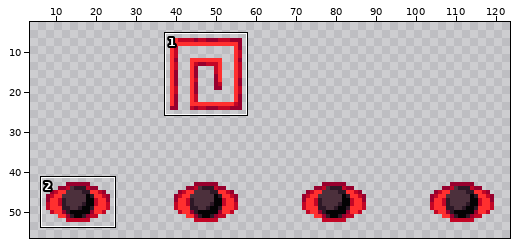
Sprite sheet -- assets/aether_legacy/textures/bosses/slider/slider_awake_critical_glow.png. The first picture is a wide view before the edit; the outline marks the close-up.
Close-up. As it was:
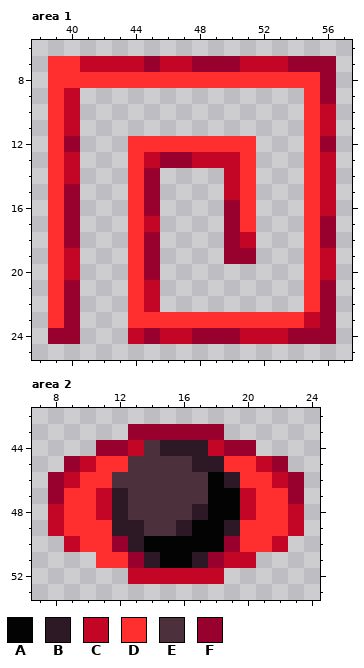
The file is 128x64 pixels. Colours within 5 levels of each other are drawn and written as one. Shown: area 1: x 38..57, y 6..25; area 2: x 7..24, y 42..53. The wide view leaves out empty margins. The commit also changed other parts of the picture, which this record leaves out.
Palette (. is transparent): A #040304  B #2d1826  C #c30626  D #ff2f2f  E #4c303c  F #98002e
Pixels before, area 1, first column x 39:
 7 DDCCCCFCCFFFCCCFFF
 8 DDDDDDDDDDDDDDDDDF
 9 DC..............DF
10 DC..............DC
11 DC..............DC
12 DF...DDDDDDDD...DF
13 DC...DCFFCCCD...DC
14 DC...DF....CD...DC
15 DF...DF....CD...DC
16 DF...DF....FD...DC
17 DF...DC....FD...DF
18 DF...DF....FC...DF
19 DC...DF....FF...DC
20 DC...DF.........DC
21 DF...DC.........DF
22 DF...DC.........DF
23 DF...DDDDDDDDDDDCF
24 FF...CFCCFFFCCCFFF
Pixels before, area 2, first column x 8:
43 .....FFFFFF.....
44 ...FFCEBBBCFF...
45 .FCDDEEEEBBDDCF.
46 FCDDEEEEEEABDDCF
47 FDDCBEEEEEAACDDF
48 CDDCBEEEEBAACDDC
49 CDDDBBEEBAABDDDC
50 .CDDFBAAAAAFDDC.
51 ...DDFBAABFCC...
52 .....CCCCCC.....
After:
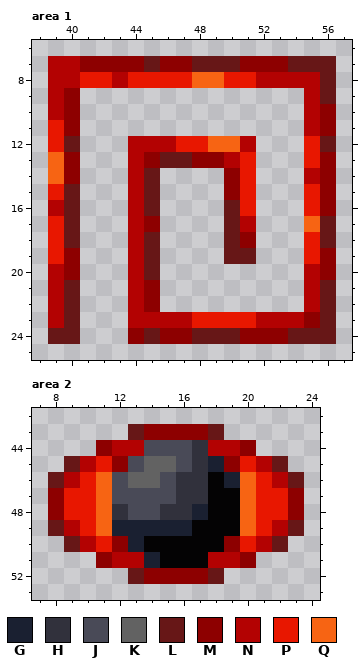
Colours new in this view: G #1a2031  H #31313c  J #494a57  K #626262  L #671717  M #8d0000  N #b30202  P #e81700  Q #f76413
From old to new:
Changed rows in their new state; - is an unchanged pixel.
Area 1:
first column x 39:
 7 NNMMMMLMMLLLMMMLLL
 8 NNPPNPPPPQQPPNNNNL
 9 NM--------------NL
10 NM--------------NM
11 PM--------------NM
12 PL---NNNPPQQN---PL
13 QM---NMLLMMNP---PM
14 QM---NL----MP---NM
15 PL---NL----MP---PM
16 NL---NL----LP---PM
17 PL---NM----LN---QL
18 PL---NL----LM---PL
19 PM---NL----LL---PM
20 NM---NL---------NM
21 NL---NM---------NL
22 NL---NM---------NL
23 NL---NNNNPPPPNNNML
24 LL---MLMMLLLMMMLLL
Area 2:
first column x 8:
43 -----LMMMML-----
44 ---MNNJJJHNNM---
45 -LNPMJKKJHGMPNL-
46 LNPQJKKJHH-GQPNL
47 MPPQJJJJHH--QPPM
48 MPPQHJJHHG--QPPM
49 LNPQGGGGG--AQPNL
50 -LNPMG-----MPNL-
51 ---MNNG--ANNM---
52 -----LMMMML-----
Boxes around the changes in both close-ups, in picture pixels (x1, y1, x2, y2):
changed: (48, 56, 336, 344)
changed: (48, 424, 304, 584)
